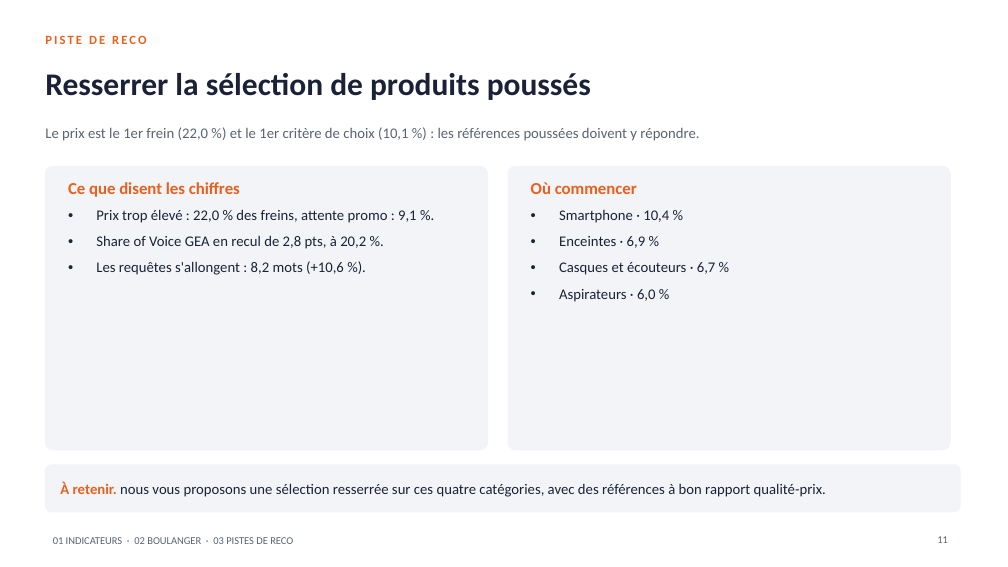
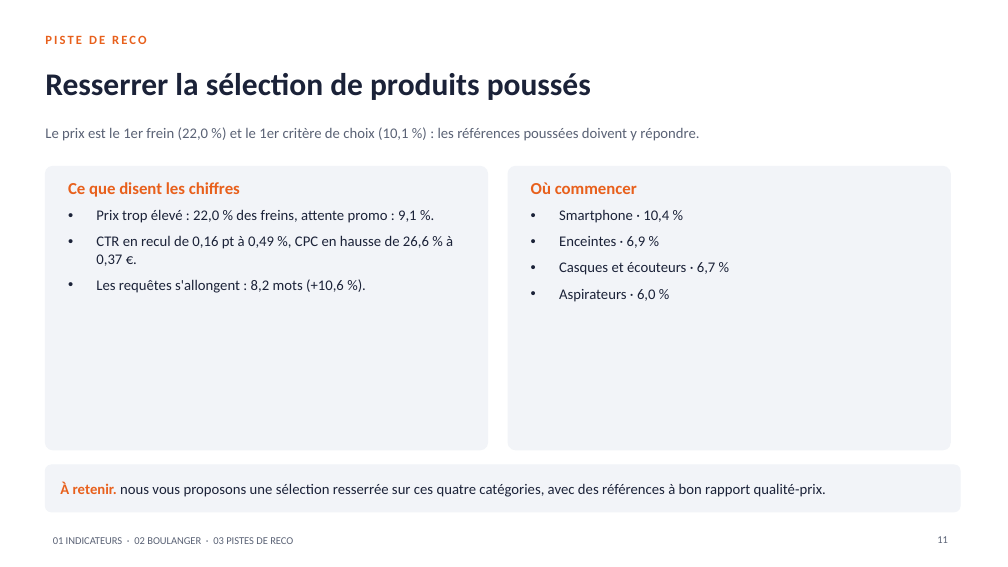
Before and after one commit to stephanemonmarson-creator/Lemrock, a slide deck: slide 11 of rapports/In progress_20261009_Rapport_Boulanger_Hebdo_01.10-08.10.pptx. Drawn at 1008x567 pixels with LibreOffice and Linux fonts; fonts in the diff are those of the drawing. Boxes give left, top, right and bottom in pixels: in the first picture for what was removed or moved away, otherwise in the second. Text is boxed around its words. In the diff, an @@ line names an element or a change of style, - is before the commit and + after.

```diff
--- a/rapports/In progress_20261009_Rapport_Boulanger_Hebdo_01.10-08.10.pptx
+++ b/rapports/In progress_20261009_Rapport_Boulanger_Hebdo_01.10-08.10.pptx
@@ text at (96,235,453,266): text changed @@
-• Share of Voice GEA en recul de 2,8 pts, à 20,2 %.
+• CTR en recul de 0,16 pt à 0,49 %, CPC en hausse de 26,6 % à 0,37 €.
```
Also in this commit, not shown: 2 other slides changed.
